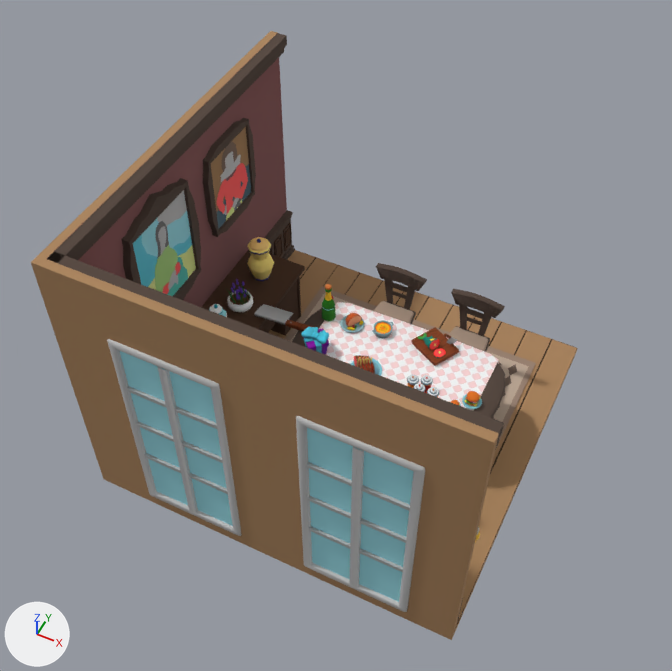
The FBX model Assets/Models/DiningRoom.fbx: old version first, new version second.
Before and after are seen from a 50 mm lens placed at (3.11, -6.77, 9.84), pointed at (-0.14, -0.26, 1.71). The axes (+X, +Y, +Z) are drawn at lower left. The lights are the same throughout. Where no turn or scale is listed for an object, it has been applied to the vertices. Vertices at the same position are counted once.

Names of what the first picture shows: 'Burger.001', 'Chair.003', 'Chair.004', 'Cola.004', 'Cola.005', 'Cola.006', 'Cola.007', 'DiningRoom', 'Fish.002', 'FishSlice.001', 'Gift.001', 'Knife.001', 'Plate.004', 'Plate.006', 'Ribs.001', 'Shampagne.001', 'Soup.002', 'Table.001', 'Wall.003', 'Wall.006', 'Wall.007', 'Wall.008', 'Wall.010', 'WoodPlate.001'.
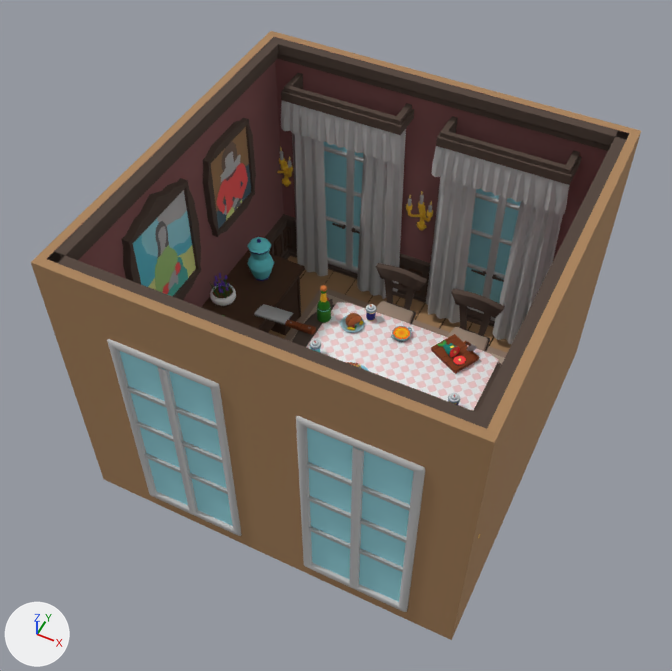
Boxes (x1, y1, x2, y2) around the edits, measured in the pictures (672 x 671 px; the box of a moved part takes in the faces that stretch with it):
'Wall.002', added
    after: (268, 31, 641, 640)
'WoodPlate.001', moved
    before: (411, 327, 459, 366)
    after: (431, 334, 479, 373)
'Wall.010', moved
    before: (227, 279, 253, 312)
    after: (210, 273, 236, 306)
'Shampagne.001', moved
    before: (322, 284, 336, 321)
    after: (317, 285, 331, 323)
'Gift.001', reshaped, moved (not visible afterwards)
    before: (301, 326, 329, 355)
'Soup.002', moved
    before: (372, 320, 394, 338)
    after: (391, 326, 412, 342)
'Fish.002', moved
    before: (418, 333, 440, 350)
    after: (437, 340, 460, 357)
'Ribs.001', moved
    before: (354, 355, 375, 373)
    after: (347, 362, 361, 368)
'Cola.005', moved
    before: (427, 387, 439, 397)
    after: (365, 304, 377, 321)
'Cola.004', moved
    before: (421, 375, 433, 393)
    after: (448, 393, 460, 405)
'FishSlice.001', moved
    before: (433, 348, 446, 358)
    after: (453, 356, 466, 365)
'Cola.006', moved
    before: (413, 383, 426, 392)
    after: (309, 340, 321, 352)
'Burger.001', moved (not visible afterwards)
    before: (464, 391, 481, 406)
'Plate.004', moved
    before: (351, 358, 382, 376)
    after: (358, 364, 369, 371)
'Knife.001', moved
    before: (444, 333, 457, 344)
    after: (464, 341, 477, 351)
'Wall.007', deleted
    before: (209, 304, 227, 317)
'Cola.007', moved (not visible afterwards)
    before: (407, 375, 419, 388)
'Plate.006', moved (not visible afterwards)
    before: (462, 394, 482, 409)
part 1 of me_wall_041, surface changed (yellow to cyan)
    both: (247, 237, 274, 280)
part 2 of me_gift_001, moved or reshaped (not visible afterwards)
    before: (311, 332, 320, 340)
part 3 of me_gift_001, moved or reshaped (not visible afterwards)
    before: (301, 326, 314, 338)
part 4 of me_gift_001, moved or reshaped (not visible afterwards)
    before: (317, 332, 329, 344)
part 5 of me_gift_001, moved or reshaped (not visible afterwards)
    before: (314, 339, 322, 353)
part 6 of me_gift_001, deleted
    before: (304, 338, 314, 348)
part 7 of me_gift_001, moved or reshaped (not visible afterwards)
    before: (304, 328, 329, 355)
'DiningRoom', unchanged, covered by the edit
    before: (269, 250, 577, 636)
    after: (269, 256, 577, 470)

What the commit changed:
me_wall_041 has 155 vertices, 155 faces and spans x -0.172..0.172, y -0.172..0.253, z 0.0..0.639.
me_wall_041 is used by ob_wall_008; location (-1.77, 0.78, 1.07).
me_wall_041 part 1: texture (UV) coordinates of 72 of 155 faces, centred in x -0.151..0.151, y -0.151..0.151, z 0.045..0.612, changed; they spanned u 0.09..0.09, v 0.69..0.74 and now span u 0.33..0.33, v 0.74..0.74.
me_gift_001 is used by ob_gift_001; location (-0.49, -0.11, 1.11).
me_gift_001 had 1173 vertices, 1147 faces and spanned x -0.184..0.182, y -0.183..0.183, z 0.0..0.321.
me_gift_001 now has 981 vertices, 966 faces and spans x -0.184..0.182, y -0.183..0.183, z 0.0..0.321.
me_gift_001 part 2: the loose piece of 65 vertices spanning x -0.049..0.039, y -0.049..0.05, z 0.24..0.305 is turned 4.5 degrees about the z axis through its middle.
me_gift_001 part 3: the loose piece of 195 vertices spanning x -0.17..-0.033, y -0.079..0.094, z 0.241..0.311 is turned 4.5 degrees about the z axis through the mesh origin.
me_gift_001 part 4: the loose piece of 195 vertices spanning x 0.022..0.159, y -0.081..0.092, z 0.248..0.321 is turned 4.5 degrees about the z axis through the mesh origin.
me_gift_001 part 5: the loose piece of 192 vertices spanning x -0.124..0.124, y -0.13..0.13, z 0.0..0.252 is turned 4.5 degrees about the z axis through its middle.
me_gift_001 part 6: the loose piece of 192 vertices spanning x -0.13..0.129, y -0.124..0.124, z 0.0..0.246 is deleted.
me_gift_001 part 7: 168 vertices removed from x -0.184..0.182, y -0.183..0.183, z 0.008..0.233; 168 vertices added at x -0.184..0.182, y -0.183..0.183, z 0.008..0.233.
Mesh me_wall_012 is new.
It has 3346 vertices, 3329 faces and spans x -2.33..2.32, y -2.32..2.35, z 0.0..3.72.
It uses material mat_material (picture img_palette_png).
Object 'Cola.007' (ob_cola_007) moves from (0.82, -0.14, 1.11) to (0.43, -0.36, 1.11).
Object 'Wall.007' (ob_wall_007) is deleted.
Object 'Ribs.001' (ob_ribs_001) moves from (0.19, -0.14, 1.13) to (0.11, -0.29, 1.13).
Object 'Cola.005' (ob_cola_005) moves from (1.1, -0.21, 1.11) to (-0.12, 0.68, 1.11).
Object 'FishSlice.001' (ob_fishslice_001) moves from (0.91, 0.47, 1.18) to (1.18, 0.47, 1.18).
Object 'Cola.004' (ob_cola_004) moves from (0.97, -0.08, 1.11) to (1.35, -0.18, 1.11).
Object 'Gift.001' (ob_gift_001) moves from (-0.49, -0.11, 1.11) to (-1.71, -0.43, 1.06).
Object 'Shampagne.001' (ob_shampagne_001) moves from (-0.61, 0.47, 1.11) to (-0.65, 0.42, 1.11).
Object 'Cola.006' (ob_cola_006) moves from (0.94, -0.23, 1.11) to (-0.47, -0.17, 1.11).
Object 'Wall.010' (ob_wall_010) moves from (-1.74, 0.18, 1.06) to (-2.0, 0.18, 1.06).
Object 'Soup.002' (ob_soup_002) moves from (0.12, 0.53, 1.11) to (0.36, 0.58, 1.11).
Object 'Burger.001' (ob_burger_001) moves from (1.85, -0.01, 1.14) to (1.2, -0.28, 1.14).
Object 'WoodPlate.001' (ob_woodplate_001) moves from (0.81, 0.58, 1.11) to (1.07, 0.58, 1.11).
Object 'Plate.004' (ob_plate_004) moves from (0.2, -0.13, 1.11) to (0.12, -0.29, 1.11).
Object 'Knife.001' (ob_knife_001) moves from (0.96, 0.64, 1.33) to (1.22, 0.64, 1.33).
Object 'Fish.002' (ob_fish_002) moves from (0.77, 0.56, 1.19) to (1.03, 0.56, 1.19).
Object 'Plate.006' (ob_plate_006) moves from (1.53, -0.01, 1.11) to (0.87, -0.28, 1.11).
Object 'Wall.002' (ob_wall_002) is new; it shows me_wall_012.
Its location is (-0.01, -0.01, 0.0).
